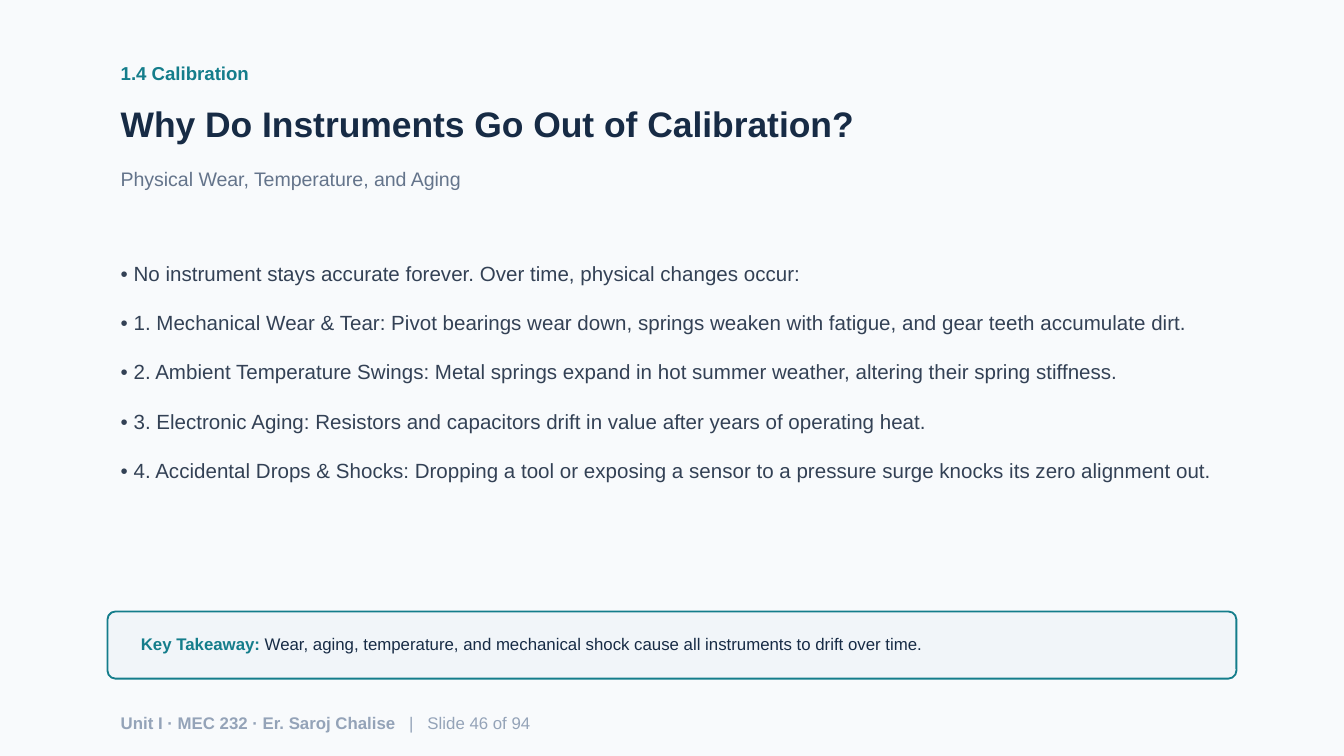
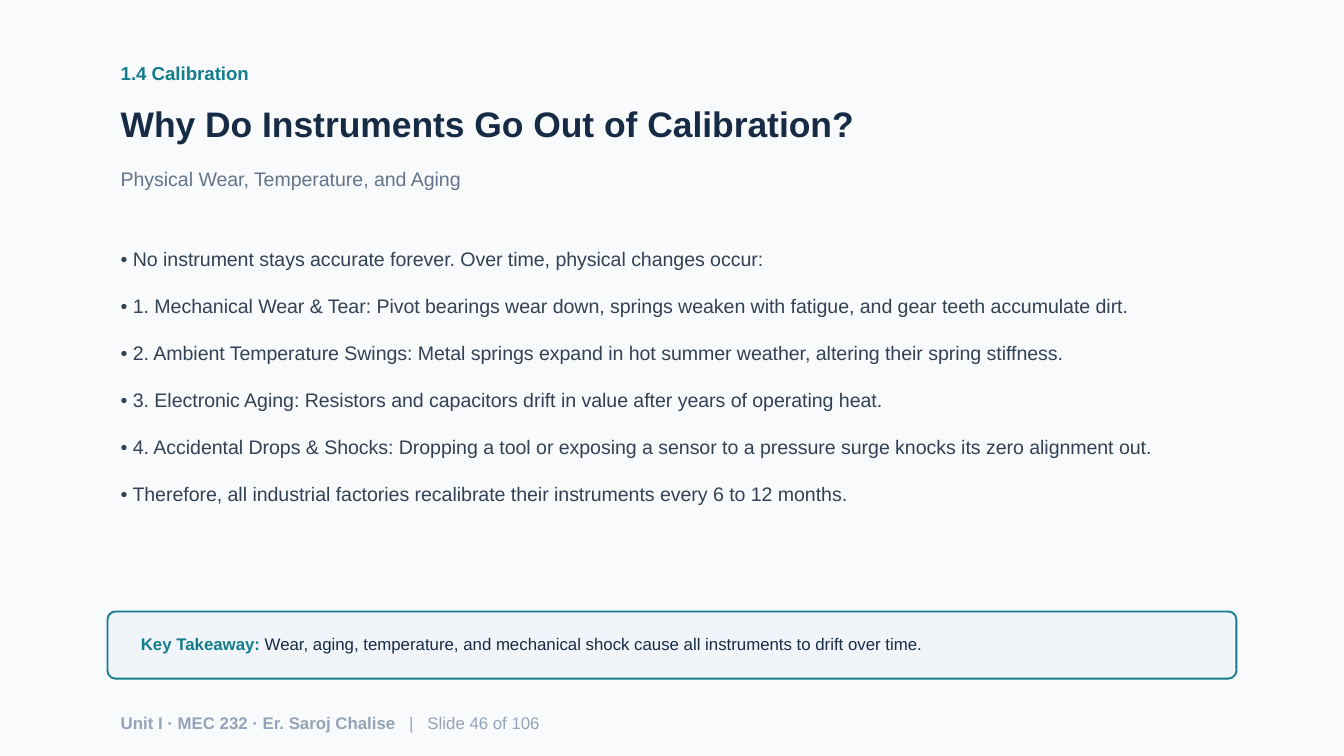
Before and after one commit to chalisesaroj/learnfromsaroj, a slide deck: slide 46 of Unit1_Fundamentals_of_Measurement_Systems.pptx. Drawn at 1344x756 pixels with LibreOffice and Linux fonts; fonts in the diff are those of the drawing. Boxes give left, top, right and bottom in pixels: in the first picture for what was removed or moved away, otherwise in the second. Text is boxed around its words. In the diff, an @@ line names an element or a change of style, - is before the commit and + after.

```diff
--- a/Unit1_Fundamentals_of_Measurement_Systems.pptx
+++ b/Unit1_Fundamentals_of_Measurement_Systems.pptx
@@ text at [133,252,1151,505]: text changed; size 11 to 10.5 pt @@
-• No instrument stays accurate forever. Over time, physical changes occur:
-• 1. Mechanical Wear & Tear: Pivot bearings wear down, springs weaken with fatigue, and gear teeth accumulate dirt.
-• 2. Ambient Temperature Swings: Metal springs expand in hot summer weather, altering their spring stiffness.
-• 3. Electronic Aging: Resistors and capacitors drift in value after years of operating heat.
-• 4. Accidental Drops & Shocks: Dropping a tool or exposing a sensor to a pressure surge knocks its zero alignment out.
+• No instrument stays accurate forever. Over time, physical changes occur:
+• 1. Mechanical Wear & Tear: Pivot bearings wear down, springs weaken with fatigue, and gear teeth accumulate dirt.
+• 2. Ambient Temperature Swings: Metal springs expand in hot summer weather, altering their spring stiffness.
+• 3. Electronic Aging: Resistors and capacitors drift in value after years of operating heat.
+• 4. Accidental Drops & Shocks: Dropping a tool or exposing a sensor to a pressure surge knocks its zero alignment out.
+• Therefore, all industrial factories recalibrate their instruments every 6 to 12 months.
@@ text at [121,717,540,733]: text changed @@
-Unit I · MEC 232 · Er. Saroj Chalise | Slide 46 of 94
+Unit I · MEC 232 · Er. Saroj Chalise | Slide 46 of 106
```
Also in this commit, not shown: 92 other slides changed, 13 slides added, 1 slide removed, 41 other files.
